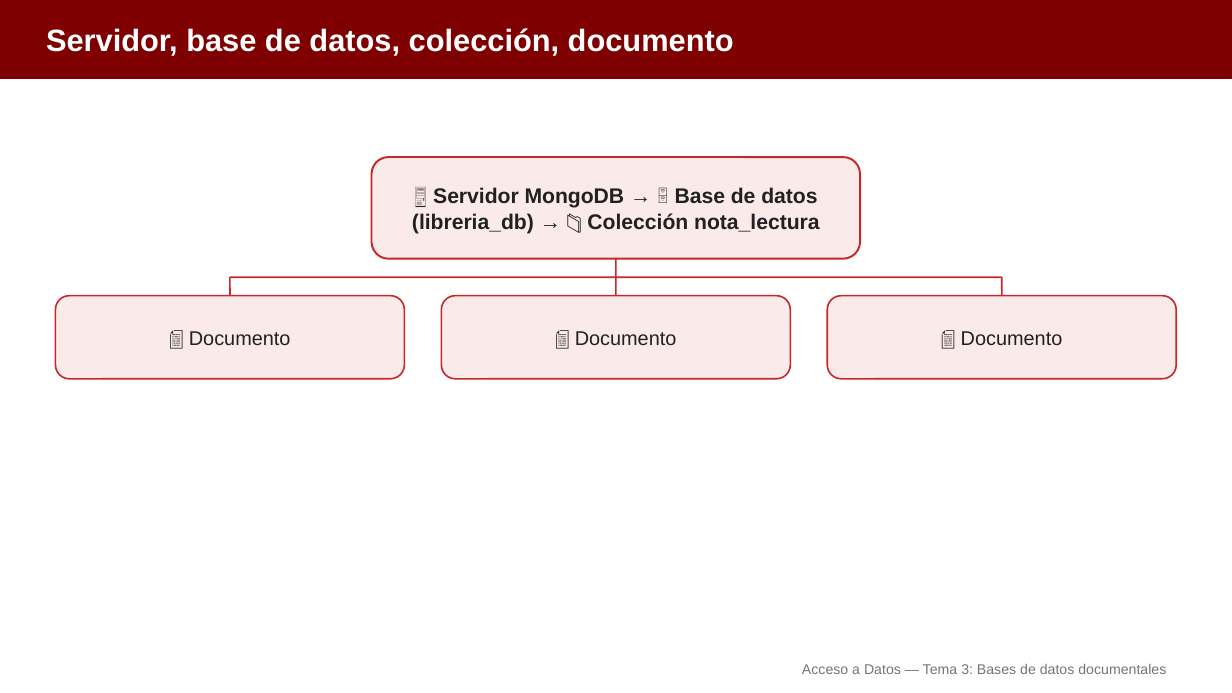
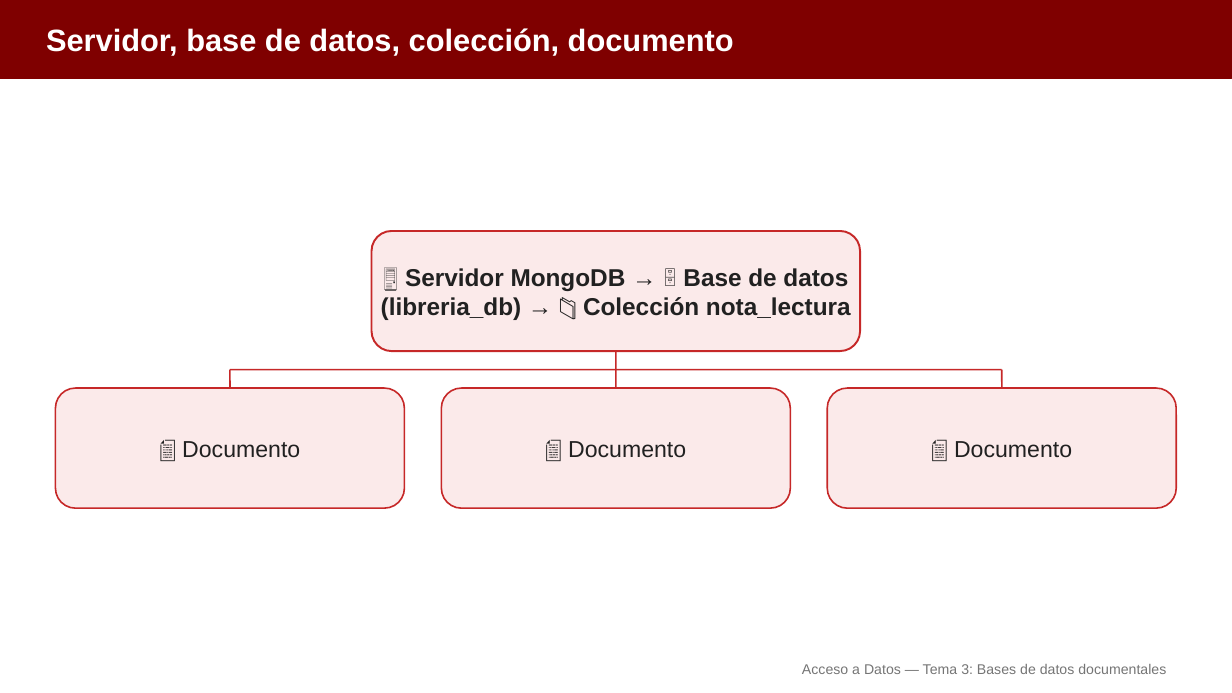
Before and after one commit to aitorventura/acceso-a-datos, a slide deck: slide 9 of tema3/diapositivas/conexion-mongodb.pptx. Drawn at 1232x693 pixels with LibreOffice and Linux fonts; fonts in the diff are those of the drawing. Boxes give left, top, right and bottom in pixels: in the first picture for what was removed or moved away, otherwise in the second. Text is boxed around its words. In the diff, an @@ line names an element or a change of style, - is before the commit and + after.

```diff
--- a/tema3/diapositivas/conexion-mongodb.pptx
+++ b/tema3/diapositivas/conexion-mongodb.pptx
@@ text "🖥️ Servidor MongoDB → 🗄️ ...": place and size @@
-text "🖥️ Servidor MongoDB → 🗄️ ..." at <box>412,187,819,234</box>
+text "🖥️ Servidor MongoDB → 🗄️ ..." at <box>381,268,851,320</box>
@@ text "🖥️ Servidor MongoDB → 🗄️ ..." at <box>381,268,851,320</box>: size 16.5 to 19 pt @@
@@ rounded rectangle: place and size @@
-rounded rectangle at <box>372,157,860,259</box>
+rounded rectangle at <box>372,231,860,351</box>
@@ line moved from (616, 259) - (616, 277) to (616, 351) - (616, 370) @@
@@ rounded rectangle: place and size @@
-rounded rectangle at <box>55,296,405,379</box>
+rounded rectangle at <box>55,388,405,508</box>
@@ text "📄 Documento": place and size @@
-text "📄 Documento" at <box>189,331,291,346</box>
+text "📄 Documento" at <box>182,441,300,458</box>
@@ 4 lines: place and size @@
-4 lines at <box>230,277,1002,296</box>
+4 lines at <box>230,370,1002,388</box>
@@ rounded rectangle: place and size @@
-rounded rectangle at <box>442,296,791,379</box>
+rounded rectangle at <box>442,388,791,508</box>
@@ text "📄 Documento": place and size @@
-text "📄 Documento" at <box>575,331,677,346</box>
+text "📄 Documento" at <box>568,441,686,458</box>
@@ rounded rectangle: place and size @@
-rounded rectangle at <box>827,296,1177,379</box>
+rounded rectangle at <box>827,388,1177,508</box>
@@ size 15.5 to 18 pt in 3 elements at <box>182,441,300,458</box>, <box>568,441,686,458</box>, <box>954,441,1072,458</box> @@
@@ text "📄 Documento": place and size @@
-text "📄 Documento" at <box>961,331,1063,346</box>
+text "📄 Documento" at <box>954,441,1072,458</box>
```
Also in this commit, not shown: 26 other slides changed, 15 other files.
